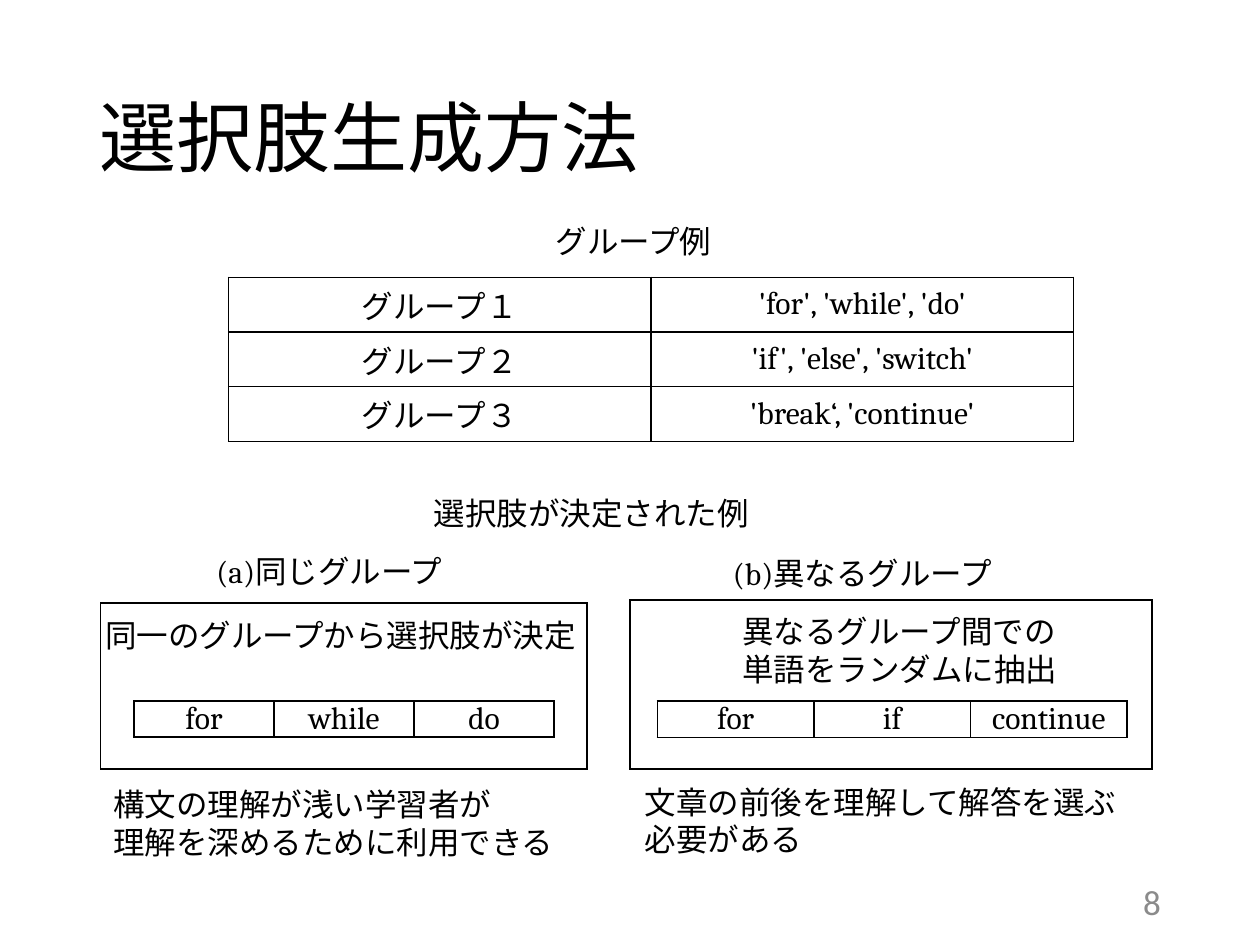
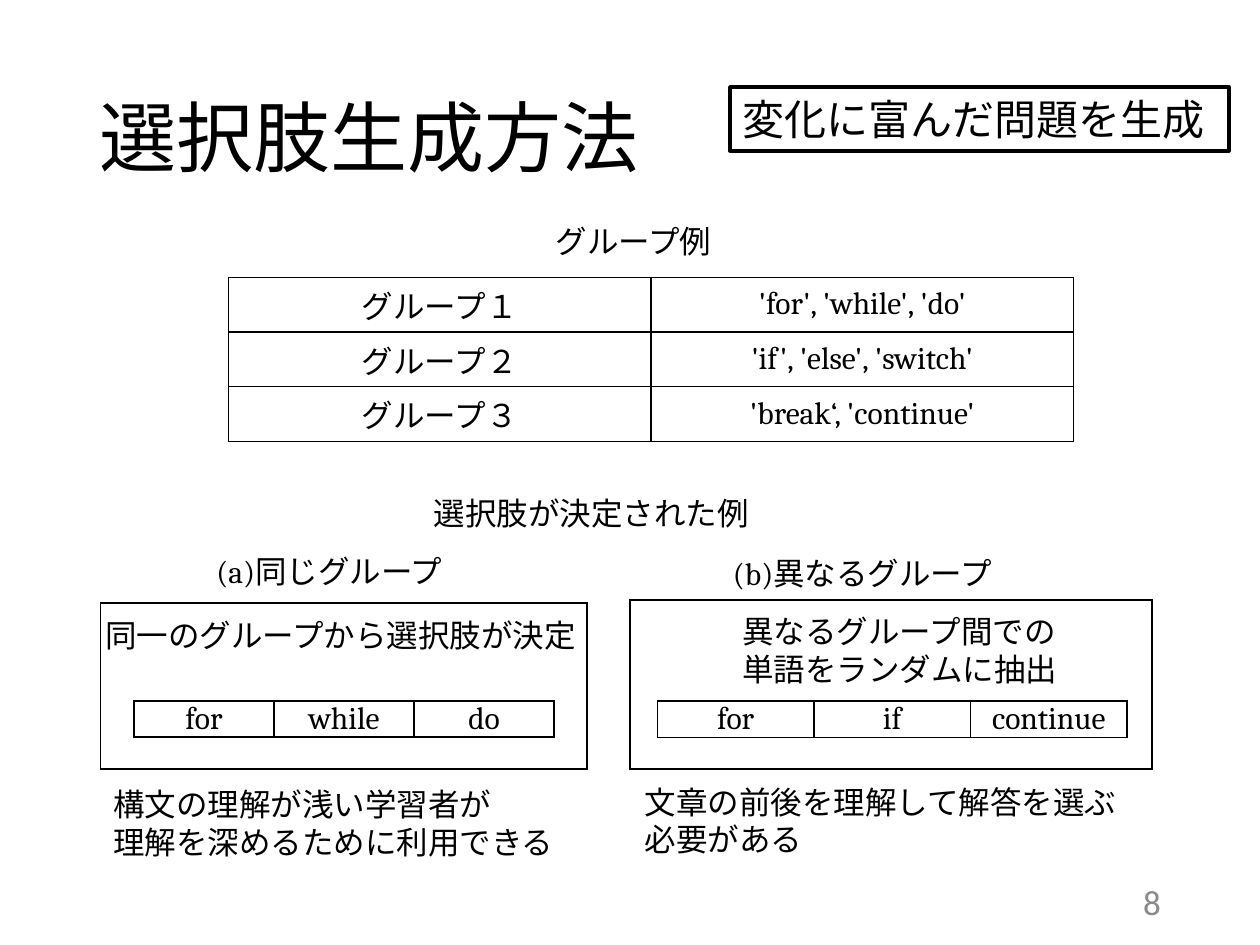
Before and after one commit to kait-takanolab/1821121-shimaoka-thesis, a slide deck: slide 8 of 1821121_shimaoka_thesis.pptx. Drawn at 1260x945 pixels with LibreOffice and Linux fonts; fonts in the diff are those of the drawing. Boxes give left, top, right and bottom in pixels: in the first picture for what was removed or moved away, otherwise in the second. Text is boxed around its words. In the diff, an @@ line names an element or a change of style, - is before the commit and + after.

Commit message:
1/25
slide8,9,11 修正
変化に富んだ問題を出題したいという意図をちりばめた

```diff
--- a/1821121_shimaoka_thesis.pptx
+++ b/1821121_shimaoka_thesis.pptx
@@ rectangle added at (730,87,1228,150), outline #000000 2.25 pt, 24 pt, text #000000 @@
+変化に富んだ問題を生成
```
Also in this commit, not shown: 2 other slides changed.
